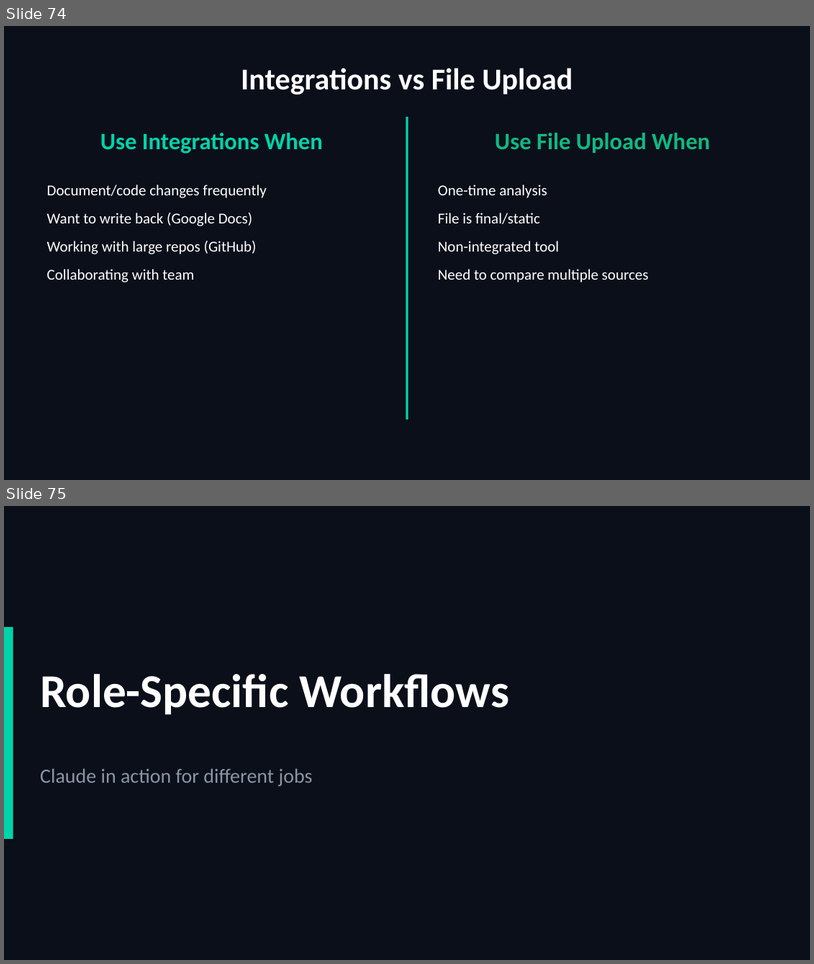
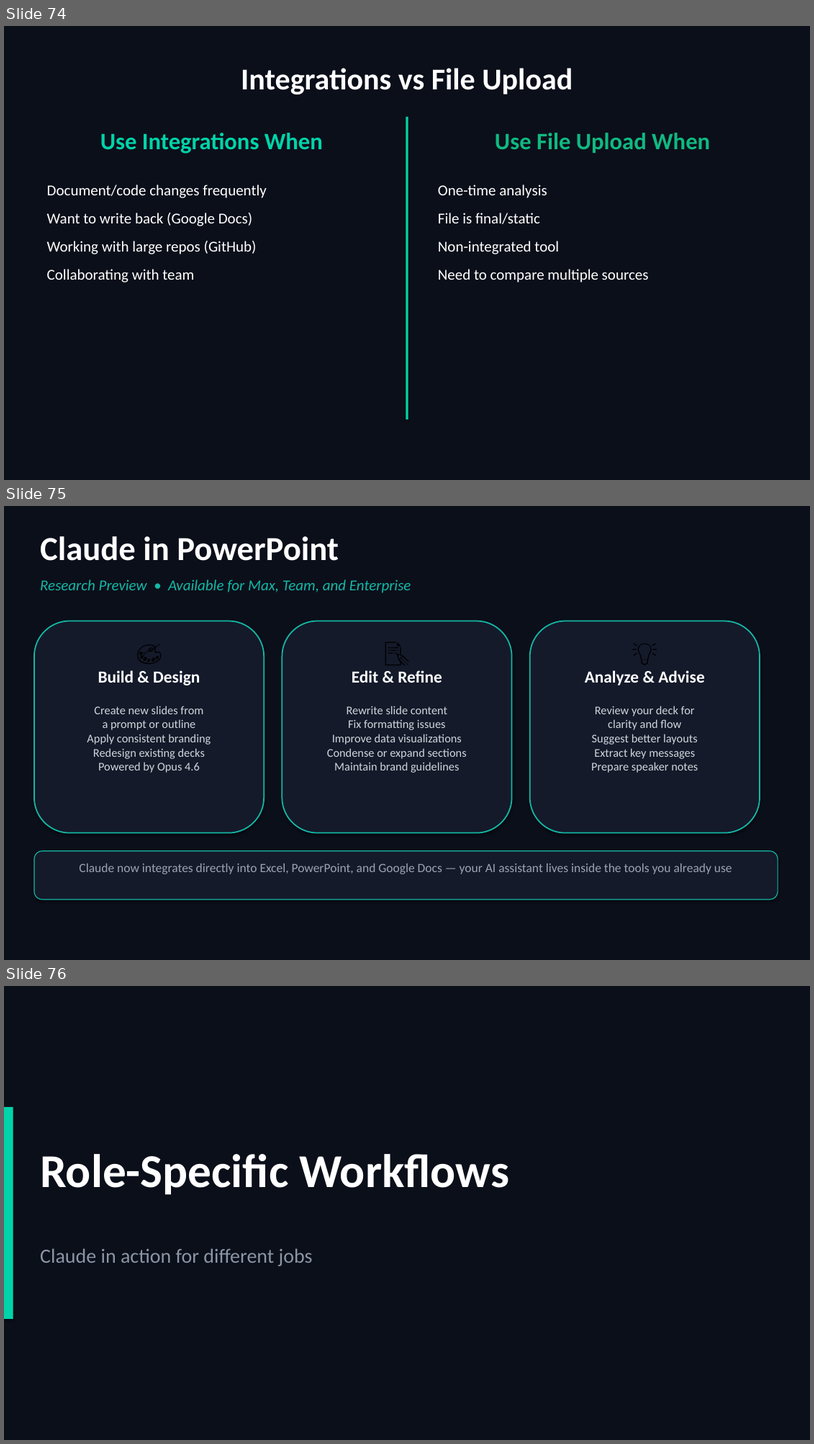
Before and after one commit to scottrhay/AIA-ClaudeCopilot, a slide deck: slides/Day1_Claude_for_Business.pptx. Shown one above the other, each under a label of ours: slides 74 and 75 before the commit, slides 74, 75 and 76 after it. The pictures are 814x964 and 814x1444 pixels, drawn with LibreOffice and Linux fonts; fonts in the diff are those of the drawing. Boxes give left, top, right and bottom in pixels: in the first picture for what was removed or moved away, otherwise in the second. Text is boxed around its words. In the diff, an @@ line names an element or a change of style, - is before the commit and + after.

Commit message:
Day 1: Add 'Claude in PowerPoint' slide in Integrations section
Research Preview (Feb 5, 2026) for Max/Team/Enterprise users.
Three capabilities: Build & Design, Edit & Refine, Analyze & Advise.
Powered by Opus 4.6. Bottom callout: Excel + PowerPoint + Google Docs.
86 slides total.

```diff
--- a/slides/Day1_Claude_for_Business.pptx
+++ b/slides/Day1_Claude_for_Business.pptx
@@ slide 75 added at (x1=4, y1=506, x2=810, y2=960), background #0B0F1A @@
@@ text added at (x1=40, y1=536, x2=339, y2=561), 40 pt, text #FFFFFF, bold @@
+Claude in PowerPoint
@@ text added at (x1=40, y1=579, x2=412, y2=593), 18 pt, text #14B8A6, italic @@
+Research Preview • Available for Max, Team, and Enterprise
@@ rounded rectangle added at (x1=34, y1=621, x2=264, y2=833), fill #141A2A, outline #14B8A6 1.5 pt @@
@@ text added at (x1=46, y1=633, x2=252, y2=663), 30 pt, text #000000 @@
+🎨
@@ rounded rectangle added at (x1=282, y1=621, x2=512, y2=833), fill #141A2A, outline #14B8A6 1.5 pt @@
@@ text added at (x1=294, y1=633, x2=500, y2=663), 30 pt, text #000000 @@
+📝
@@ rounded rectangle added at (x1=530, y1=621, x2=760, y2=833), fill #141A2A, outline #14B8A6 1.5 pt @@
@@ text added at (x1=543, y1=633, x2=748, y2=663), 30 pt, text #000000 @@
+💡
@@ text added at (x1=98, y1=670, x2=200, y2=685), 20 pt, text #FFFFFF, bold @@
+Build & Design
@@ text added at (x1=352, y1=670, x2=442, y2=682), 20 pt, text #FFFFFF, bold @@
+Edit & Refine
@@ text added at (x1=585, y1=670, x2=705, y2=685), 20 pt, text #FFFFFF, bold @@
+Analyze & Advise
@@ text added at (x1=87, y1=705, x2=211, y2=772), 14 pt, text #D1D5DB @@
+Create new slides from
+a prompt or outline
+Apply consistent branding
+Redesign existing decks
+Powered by Opus 4.6
@@ text added at (x1=327, y1=705, x2=467, y2=772), 14 pt, text #D1D5DB @@
+Rewrite slide content
+Fix formatting issues
+Improve data visualizations
+Condense or expand sections
+Maintain brand guidelines
@@ text added at (x1=592, y1=705, x2=698, y2=772), 14 pt, text #D1D5DB @@
+Review your deck for
+clarity and flow
+Suggest better layouts
+Extract key messages
+Prepare speaker notes
@@ rounded rectangle added at (x1=34, y1=851, x2=778, y2=899), fill #141A2A, outline #14B8A6 1 pt @@
@@ text added at (x1=79, y1=863, x2=733, y2=874), 15 pt, text #9CA3AF @@
+Claude now integrates directly into Excel, PowerPoint, and Google Docs — your AI assistant lives inside the tools you already use
@@ what was slide 75 is now slide 76 @@
```
